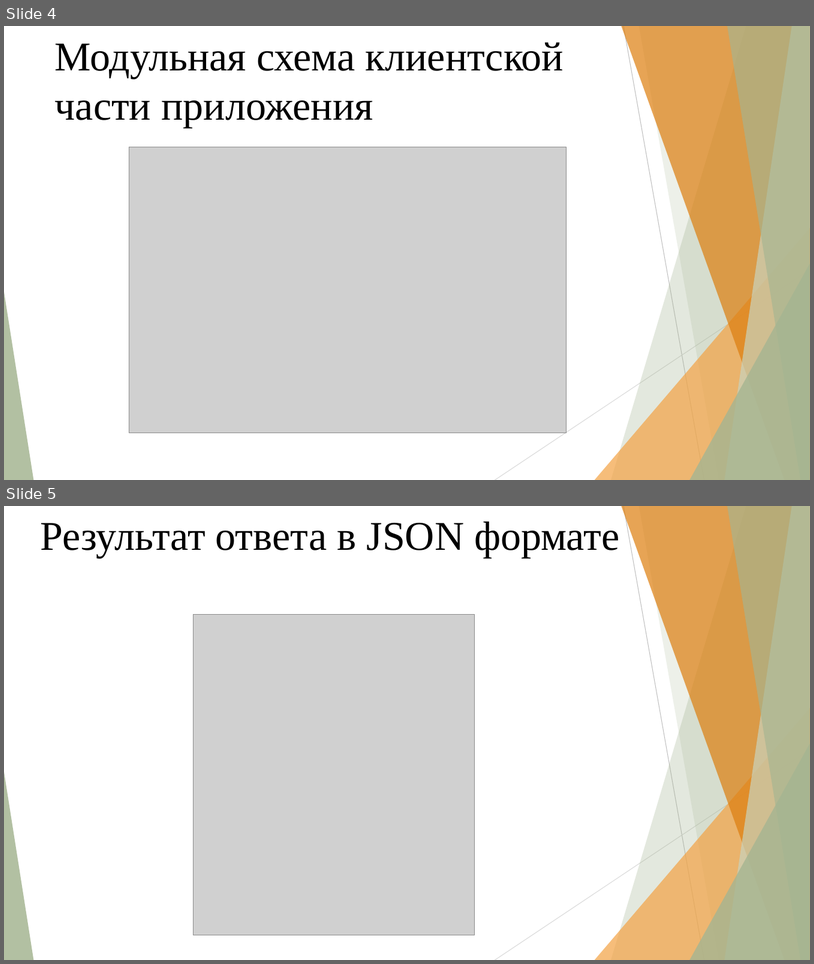
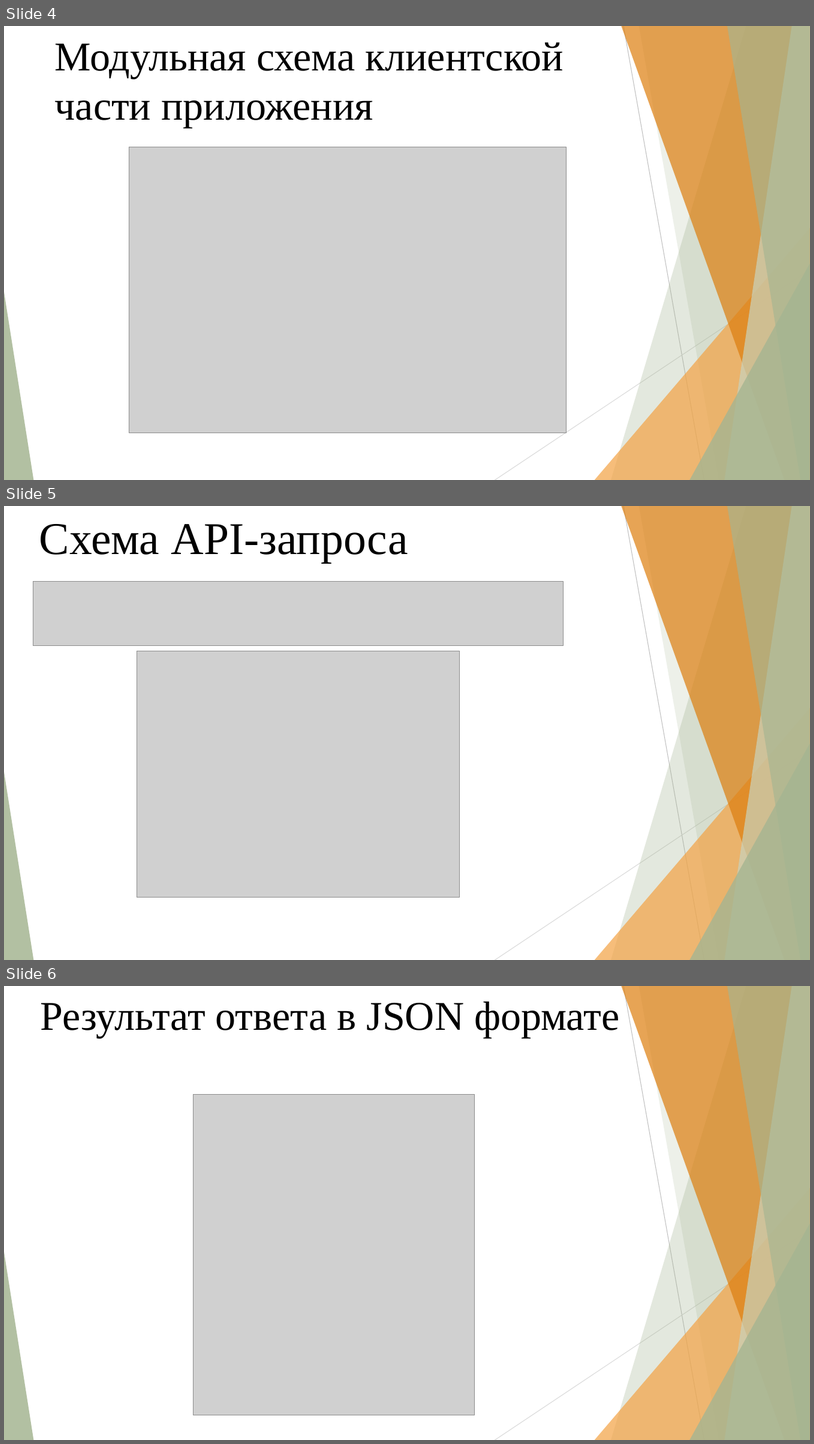
Before and after one commit to kittikid/Diplome, a slide deck: Документация/Выступление.pptx. Shown one above the other, each under a label of ours: slides 4 and 5 before the commit, slides 4, 5 and 6 after it. The pictures are 814x964 and 814x1444 pixels, drawn with LibreOffice and Linux fonts; fonts in the diff are those of the drawing; grey boxes stand for pictures. Boxes give left, top, right and bottom in pixels: in the first picture for what was removed or moved away, otherwise in the second. Text is boxed around its words. In the diff, an @@ line names an element or a change of style, - is before the commit and + after.

```diff
--- a/Документация/Выступление.pptx
+++ b/Документация/Выступление.pptx
@@ slide 5 added at (4,506,810,960), background #FFFFFF; not listed: 10 template elements that a slide beside it also shows @@
@@ title added at (39,524,408,563), 54 pt, text #000000 @@
+Схема API-запроса
@@ picture added at (33,582,564,646) @@
@@ picture added at (137,651,459,897) @@
@@ what was slide 5 is now slide 6 @@
```
Also in this commit, not shown: 2 other files.
